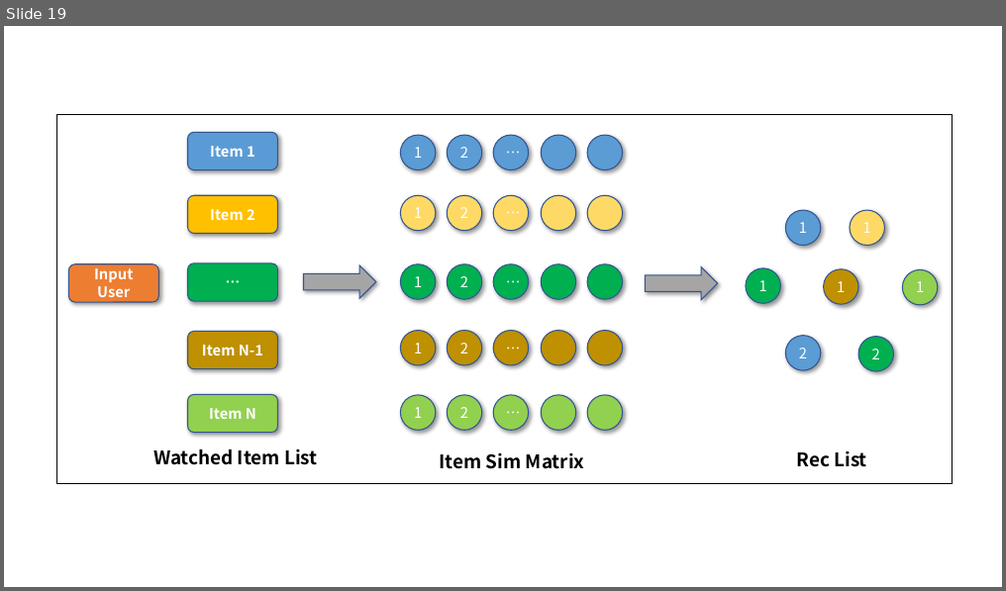
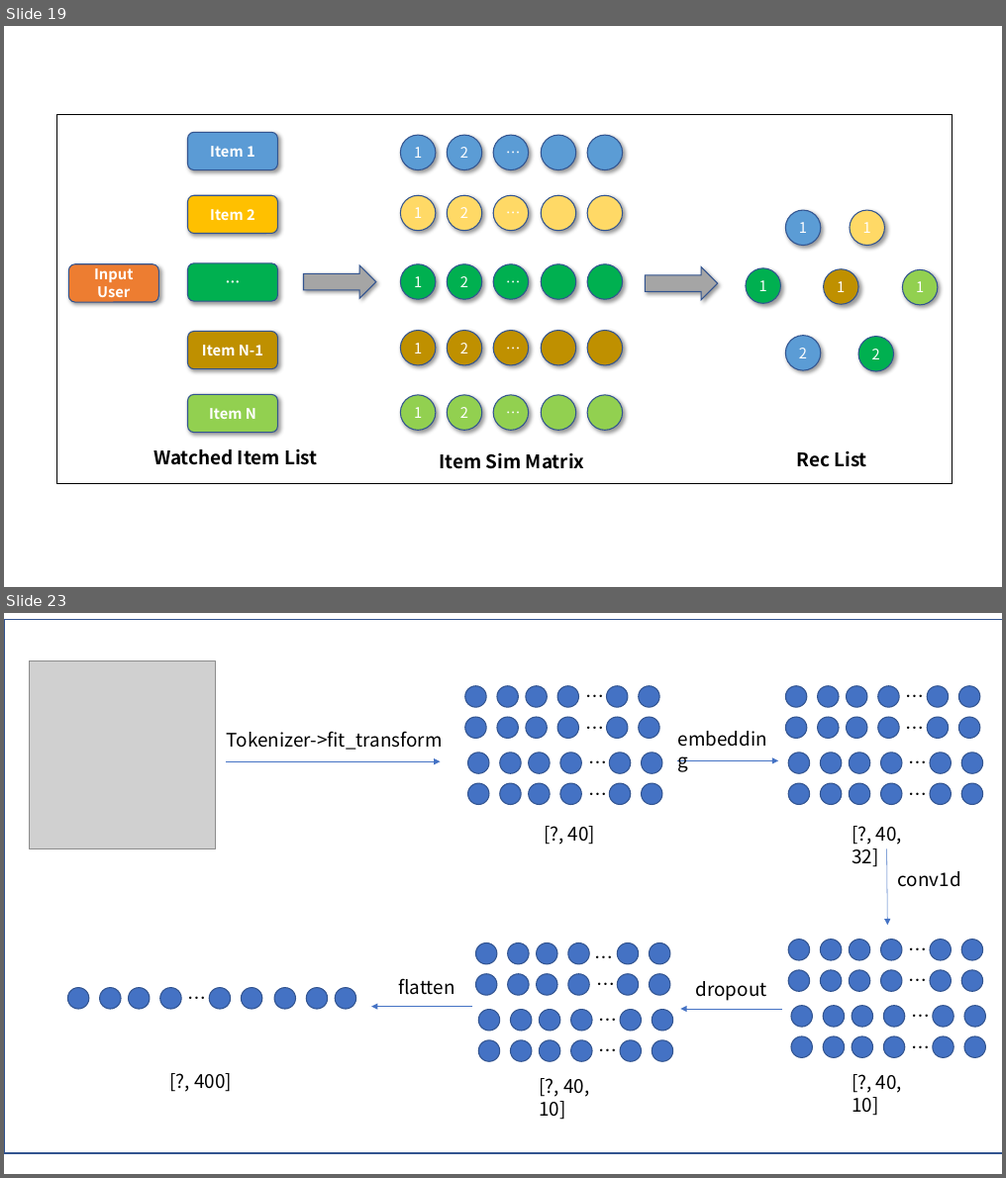
Before and after one commit to gmlyytt-YANG/img-repo, a slide deck: pictures.pptx. Shown one above the other, each under a label of ours: slide 19 before the commit, slides 19 and 23 after it; the slides between them are not shown. The pictures are 1006x591 and 1006x1178 pixels, drawn with LibreOffice and Linux fonts; fonts in the diff are those of the drawing; grey boxes stand for pictures. Boxes give left, top, right and bottom in pixels: in the first picture for what was removed or moved away, otherwise in the second. Text is boxed around its words. In the diff, an @@ line names an element or a change of style, - is before the commit and + after.

Commit message:
add

```diff
--- a/pictures.pptx
+++ b/pictures.pptx
@@ slide 23 added at <box>4,613,1002,1174</box>, background #FFFFFF @@
@@ group added at <box>4,620,1002,1155</box>: 105 ellipses, 27 texts, 5 arrows, 1 rectangle, 1 picture @@
+Tokenizer->fit_transform
+…
+…
+…
+…
+[?, 40]
+embedding
+…
+…
+…
+…
+[?, 40, 32]
+…
+…
+…
+…
+[?, 40, 10]
+conv1d
+…
+…
+…
+[?, 40, 10]
+dropout
+…
+…
+flatten
+[?, 400]
```
Also in this commit, not shown: 6 other slides added.
